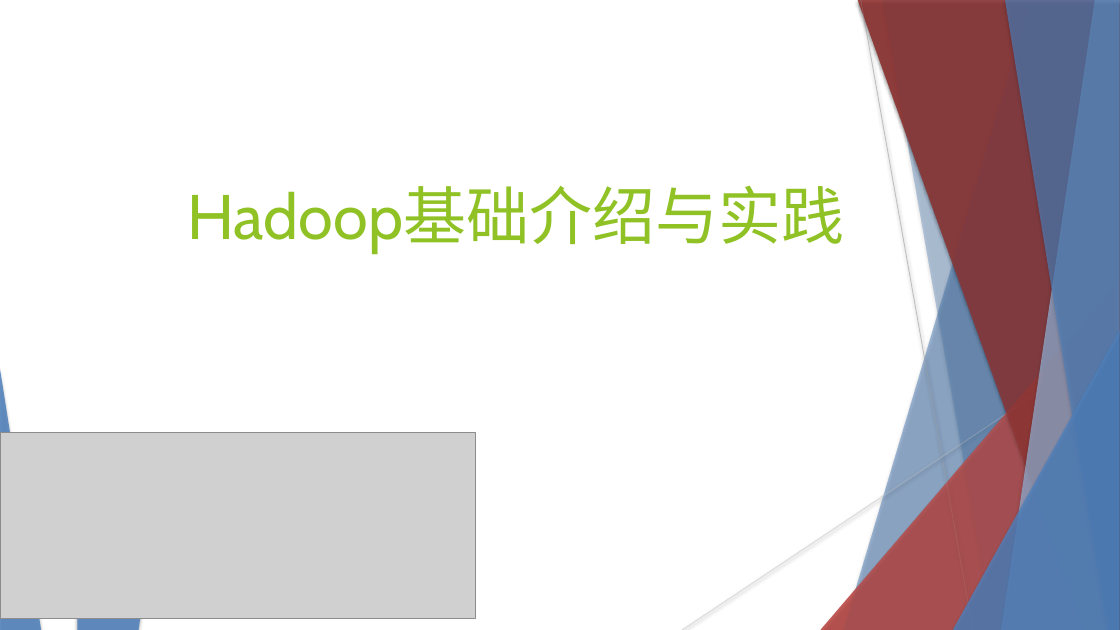
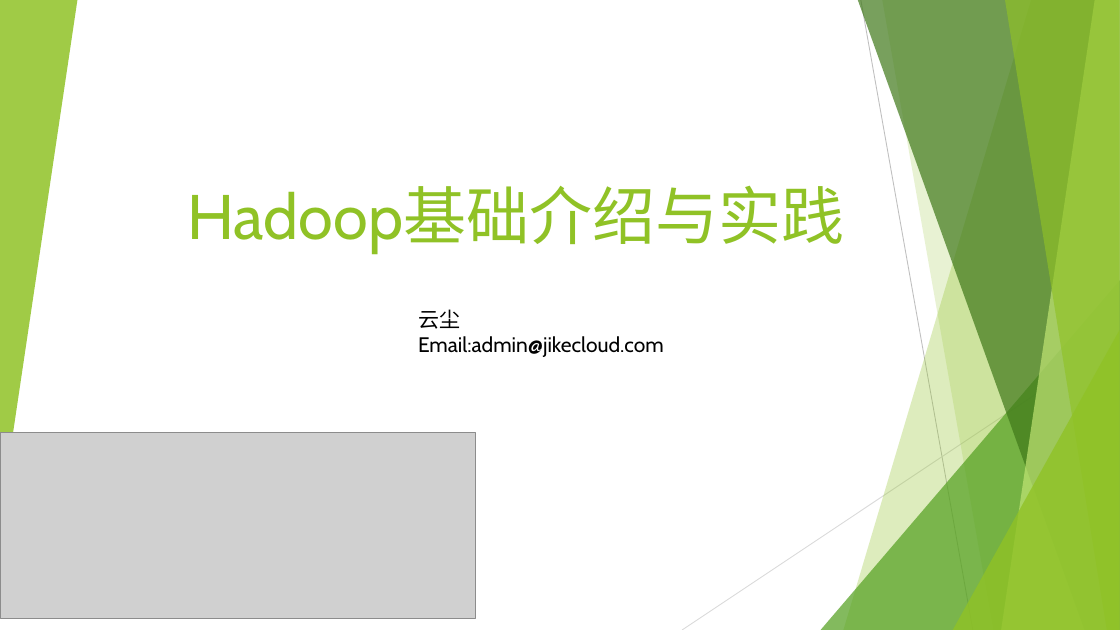
Before and after one commit to YunKillerE/learning-record, a slide deck: slide 1 of HADOOP.pptx. Drawn at 1120x630 pixels with LibreOffice and Linux fonts; fonts in the diff are those of the drawing; grey boxes stand for pictures. Boxes give left, top, right and bottom in pixels: in the first picture for what was removed or moved away, otherwise in the second. Text is boxed around its words. In the diff, an @@ line names an element or a change of style, - is before the commit and + after.

```diff
--- a/HADOOP.pptx
+++ b/HADOOP.pptx
@@ triangle added at (0, 0, 77, 521), fill #90C226 at 85% opacity @@
@@ freeform shape at (844, 0, 1120, 630): fill #4F81BD at 30% opacity to #90C226 at 30% opacity; shadow off @@
@@ freeform shape removed at (844, 0, 1120, 630) @@
@@ freeform shape at (858, 0, 1120, 630): fill #953735 at 70% opacity to #3F7819 at 70% opacity; shadow off @@
@@ freeform shape removed at (858, 0, 1120, 630) @@
@@ line (861, 0) - (973, 630): stroke #BFBFBF 0.74 pt to #BFBFBF 0.75 pt @@
@@ freeform shape at (882, 0, 1120, 630): fill #4F81BD at 20% opacity to #90C226 at 20% opacity; shadow off; outline redrawn @@
@@ freeform shape removed at (882, 0, 1120, 630) @@
@@ freeform shape at (1002, 0, 1120, 630): fill #95B3D7 at 70% opacity to #C0E474 at 70% opacity; shadow off @@
@@ freeform shape removed at (1002, 0, 1120, 630) @@
@@ freeform shape at (1005, 0, 1120, 630): fill #4F81BD at 65% opacity to #90C226 at 65% opacity; shadow off @@
@@ freeform shape removed at (1005, 0, 1120, 630) @@
@@ triangle at (821, 280, 1120, 630): fill #C0504D at 72% opacity to #54A021 at 72% opacity; shadow off @@
@@ triangle removed at (821, 280, 1120, 630) @@
@@ text added at (418, 309, 664, 357), 18 pt, text #000000 @@
+云尘
+Email:admin@jikecloud.com
@@ line (1120, 339) - (682, 630): stroke #D9D9D9 0.74 pt to #D9D9D9 0.75 pt @@
@@ triangle at (953, 330, 1120, 630): fill #4F81BD at 80% opacity to #90C226 at 80% opacity; shadow off @@
@@ triangle removed at (953, 330, 1120, 630) @@
@@ triangle removed at (0, 369, 41, 630) @@
@@ triangle removed at (77, 521, 155, 630) @@
```
Also in this commit, not shown: 52 other slides changed, 1 other file.
